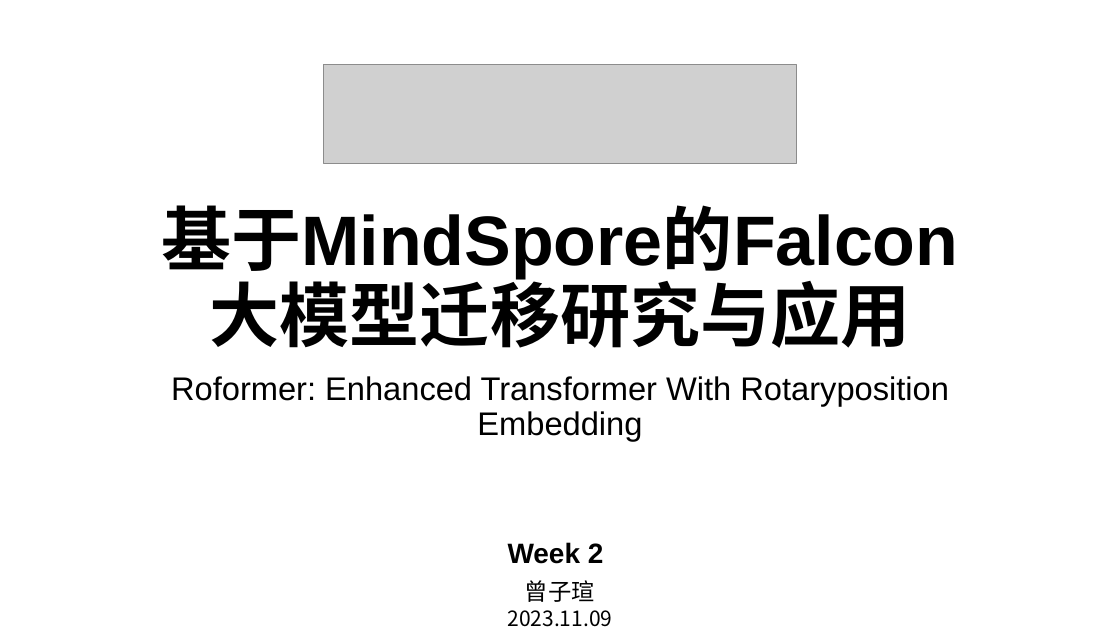
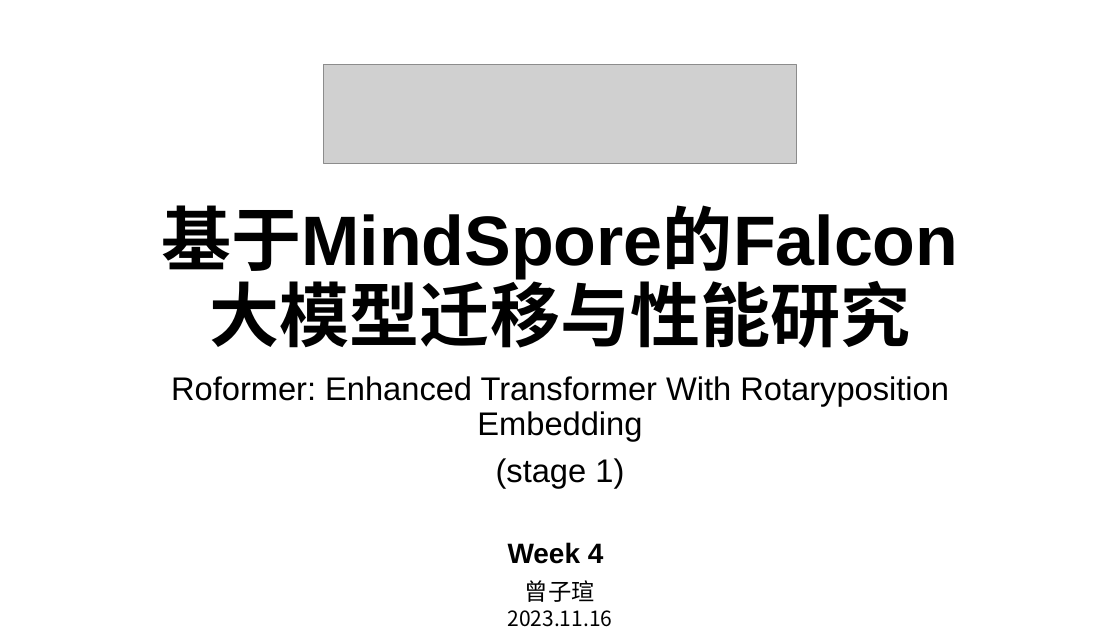
Before and after one commit to hypertseng/migration-falcon, a slide deck: slide 1 of 周记/Week-4 RoPE.pptx. Drawn at 1120x630 pixels with LibreOffice and Linux fonts; fonts in the diff are those of the drawing; grey boxes stand for pictures; background and template pictures are left out. Boxes give left, top, right and bottom in pixels: in the first picture for what was removed or moved away, otherwise in the second. Text is boxed around its words. In the diff, an @@ line names an element or a change of style, - is before the commit and + after.

```diff
--- a/周记/Week-4 RoPE.pptx
+++ b/周记/Week-4 RoPE.pptx
@@ title at (x1=161, y1=205, x2=958, y2=283): text changed @@
-基于MindSpore的Falcon大模型迁移研究与应用
+基于MindSpore的Falcon大模型迁移与性能研究
@@ subtitle at (x1=496, y1=458, x2=624, y2=488): paragraph added @@
+(stage 1)
@@ text at (x1=508, y1=542, x2=604, y2=564): text changed @@
-Week 2
+Week 4
@@ text at (x1=508, y1=610, x2=613, y2=627): text changed @@
-2023.11.09
+2023.11.16
```
Also in this commit, not shown: 17 other files.
